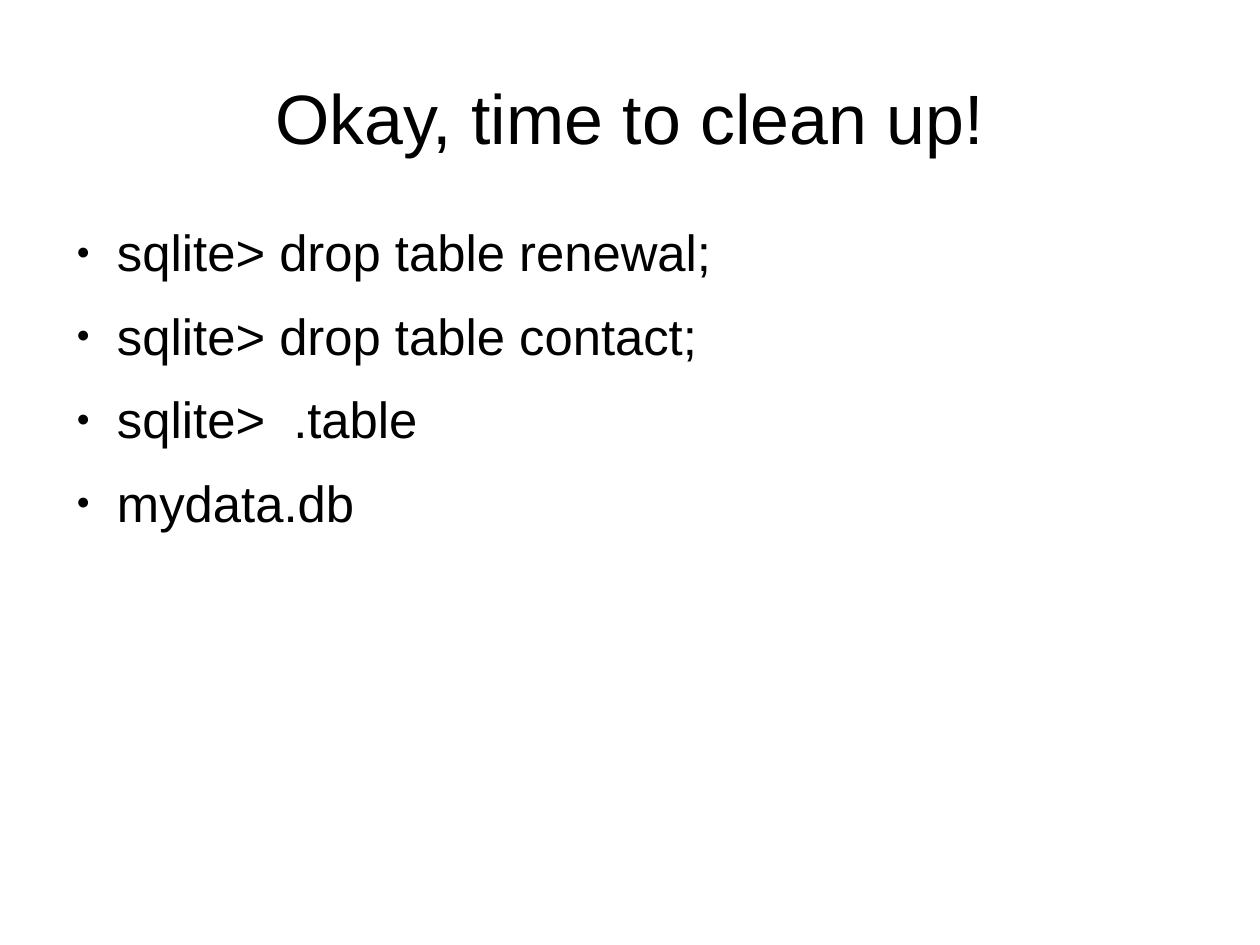
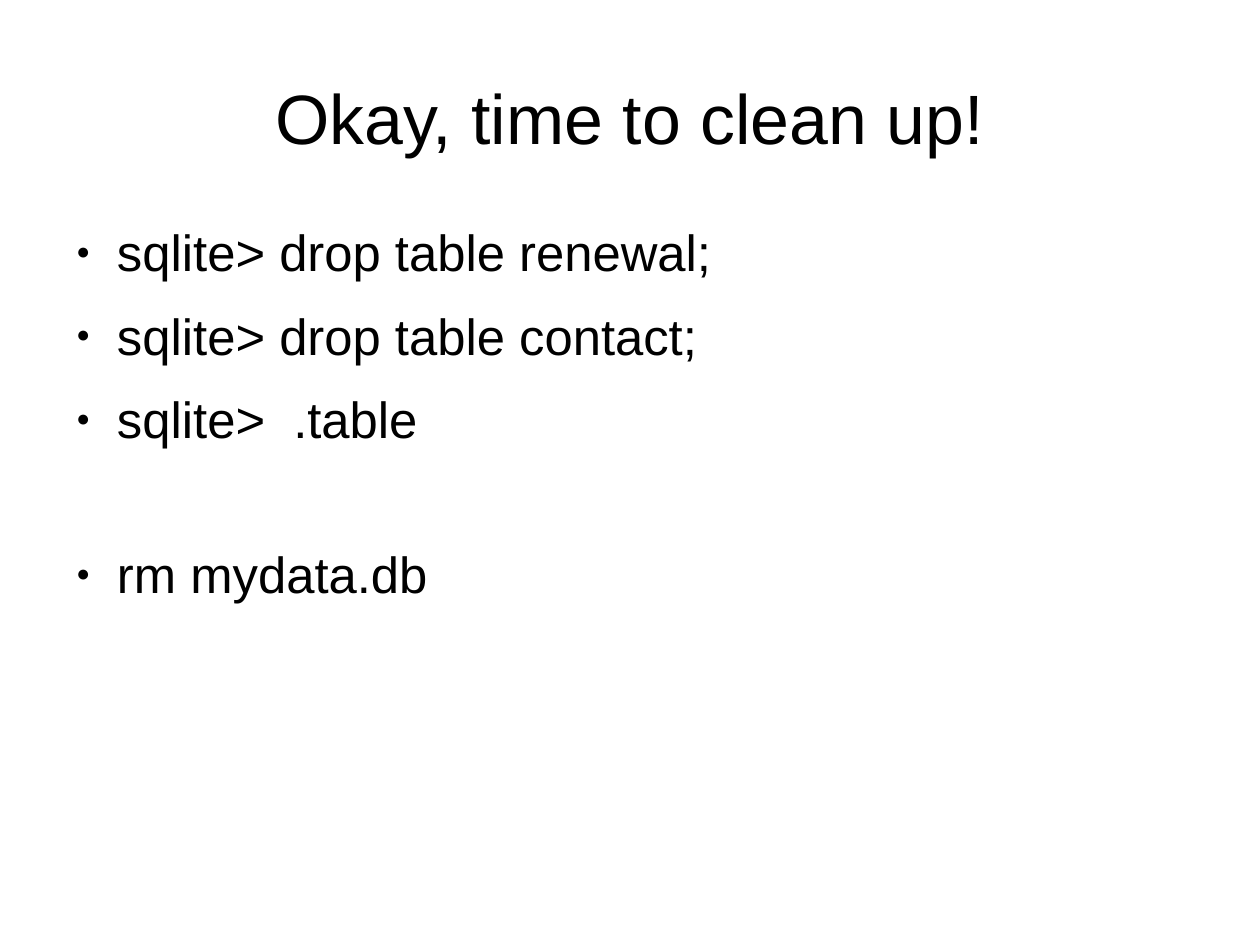
Before and after one commit to Oflameo/intro_to_databases_with_sqlite3, a slide deck: slide 19 of intro_to_databases_with_sqlite3.odp (slide 18 before the commit). Drawn at 1260x945 pixels with LibreOffice and Linux fonts; fonts in the diff are those of the drawing. Boxes give left, top, right and bottom in pixels: in the first picture for what was removed or moved away, otherwise in the second. Text is boxed around its words. In the diff, an @@ line names an element or a change of style, - is before the commit and + after.

```diff
--- a/intro_to_databases_with_sqlite3.odp
+++ b/intro_to_databases_with_sqlite3.odp
@@ text at (117, 556, 427, 604): text changed @@
-● mydata.db
+● rm mydata.db
```
Also in this commit, not shown: 1 slide added, 1 other file.
